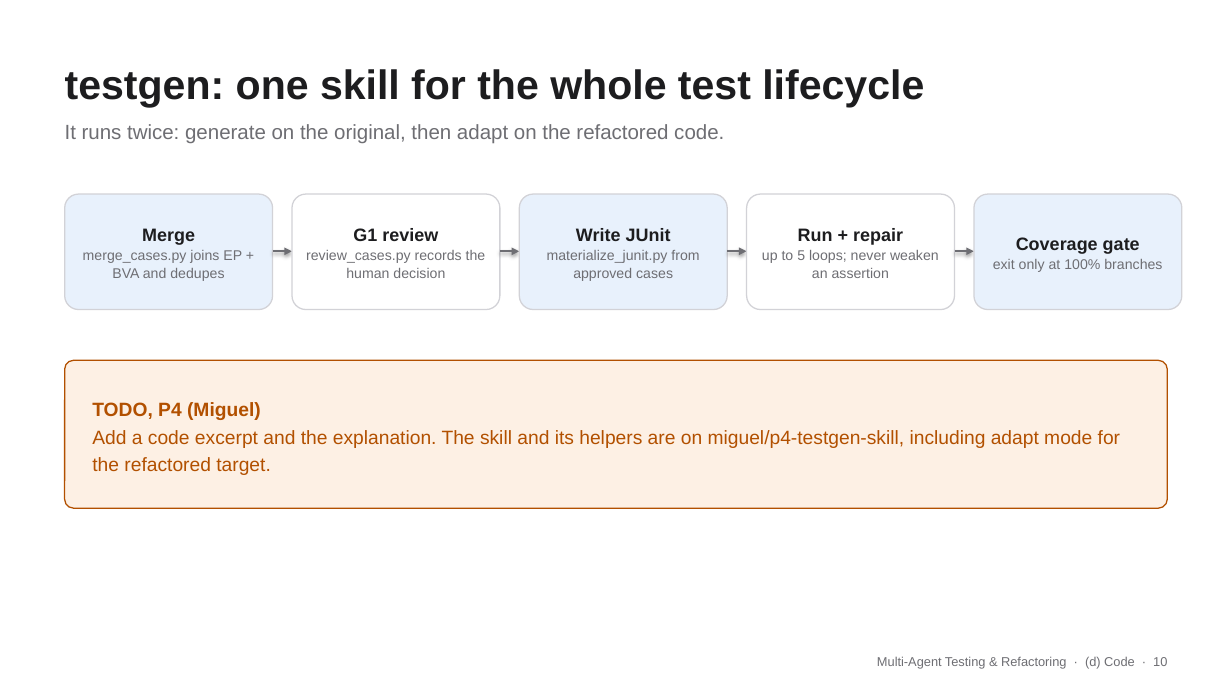
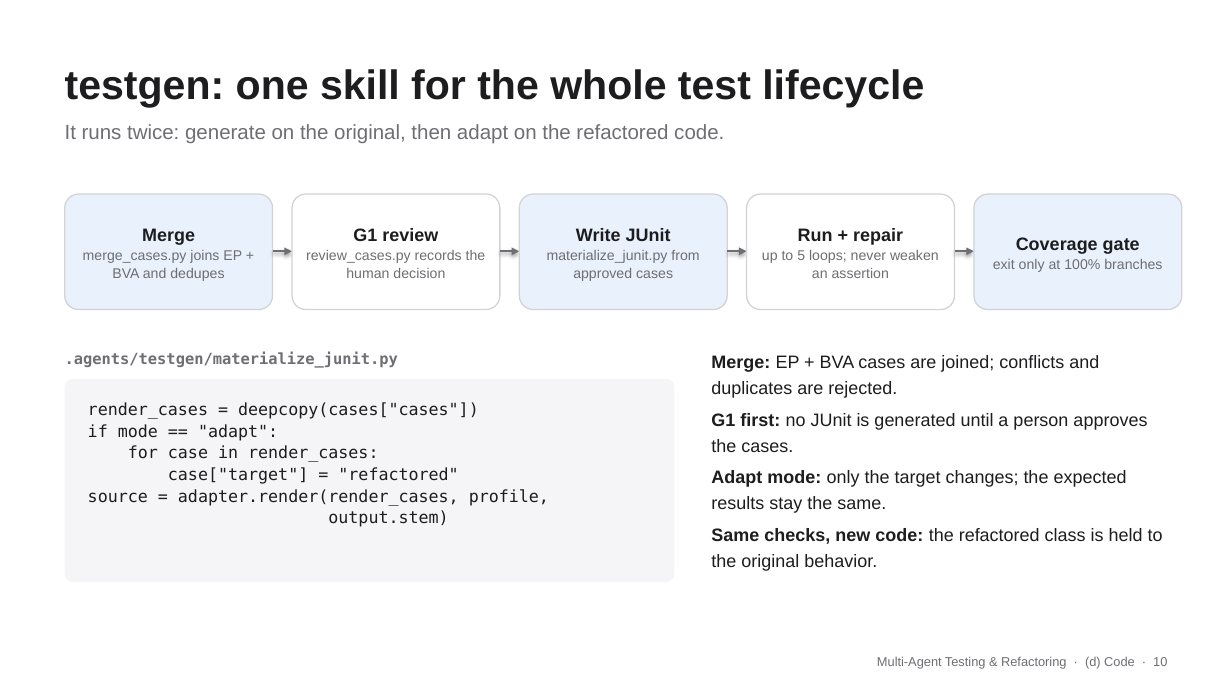
Before and after one commit to JordanTaylorGit/CSE-4392-Multi-Agent-System, a slide deck: slide 10 of slides/team3.pptx. Drawn at 1232x693 pixels with LibreOffice and Linux fonts; fonts in the diff are those of the drawing. Boxes give left, top, right and bottom in pixels: in the first picture for what was removed or moved away, otherwise in the second. Text is boxed around its words. In the diff, an @@ line names an element or a change of style, - is before the commit and + after.

```diff
--- a/slides/team3.pptx
+++ b/slides/team3.pptx
@@ text added at (65, 351, 398, 368), 12 pt, text #6E6E73, bold @@
+.agents/testgen/materialize_junit.py
@@ text added at (711, 355, 1163, 571), 14 pt, text #1D1D1F @@
+Merge: EP + BVA cases are joined; conflicts and duplicates are rejected.
+G1 first: no JUnit is generated until a person approves the cases.
+Adapt mode: only the target changes; the expected results stay the same.
+Same checks, new code: the refactored class is held to the original behavior.
@@ rounded rectangle removed at (65, 360, 1167, 508) @@
@@ rounded rectangle added at (65, 379, 675, 582), fill #F5F5F7 @@
@@ text added at (88, 402, 549, 527), 13 pt, text #1D1D1F @@
+render_cases = deepcopy(cases["cases"])
+if mode == "adapt":
+for case in render_cases:
+case["target"] = "refactored"
+source = adapter.render(render_cases, profile,
+output.stem)
@@ text removed at (92, 402, 1120, 475) @@
-TODO, P4 (Miguel)
-Add a code excerpt and the explanation. The skill and its helpers are on miguel/p4-testgen-skill, including adapt mode for the refactored target.
```
Also in this commit, not shown: 1 other slide changed, 1 other file.
